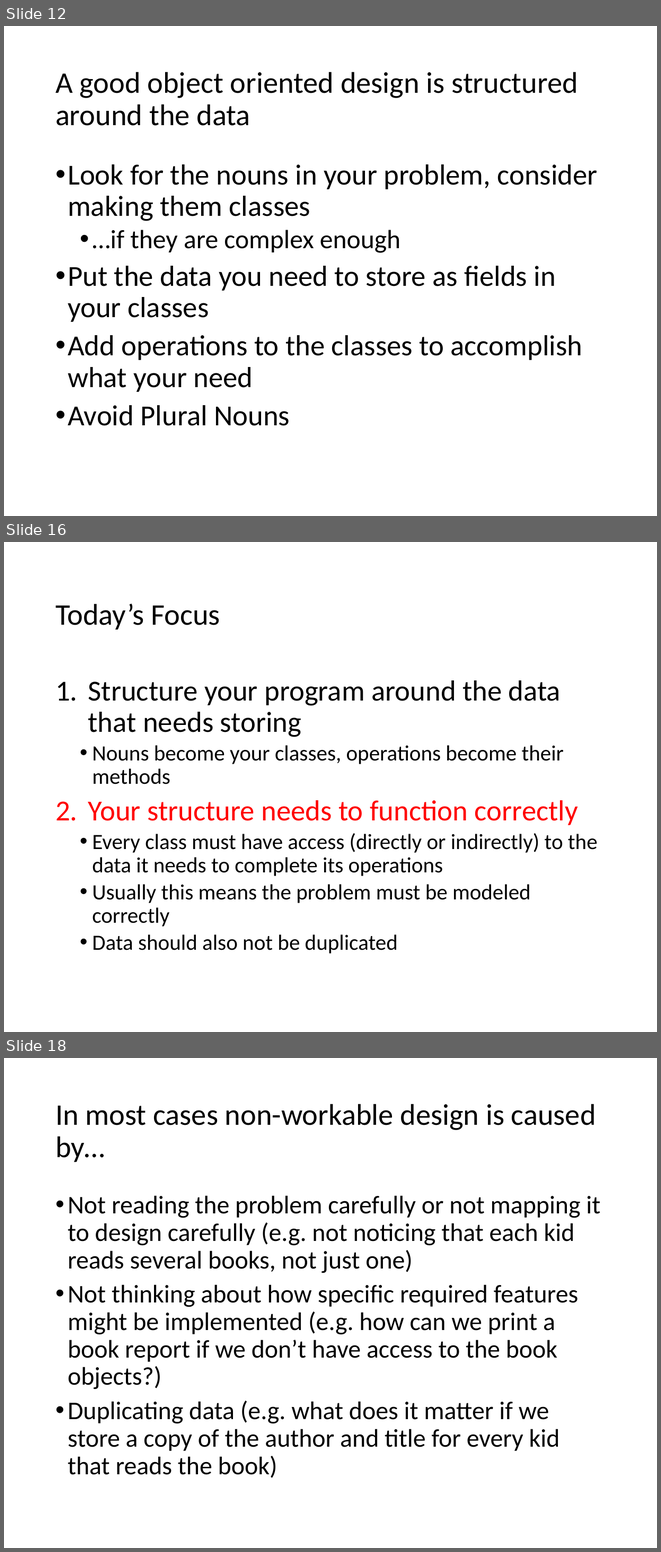
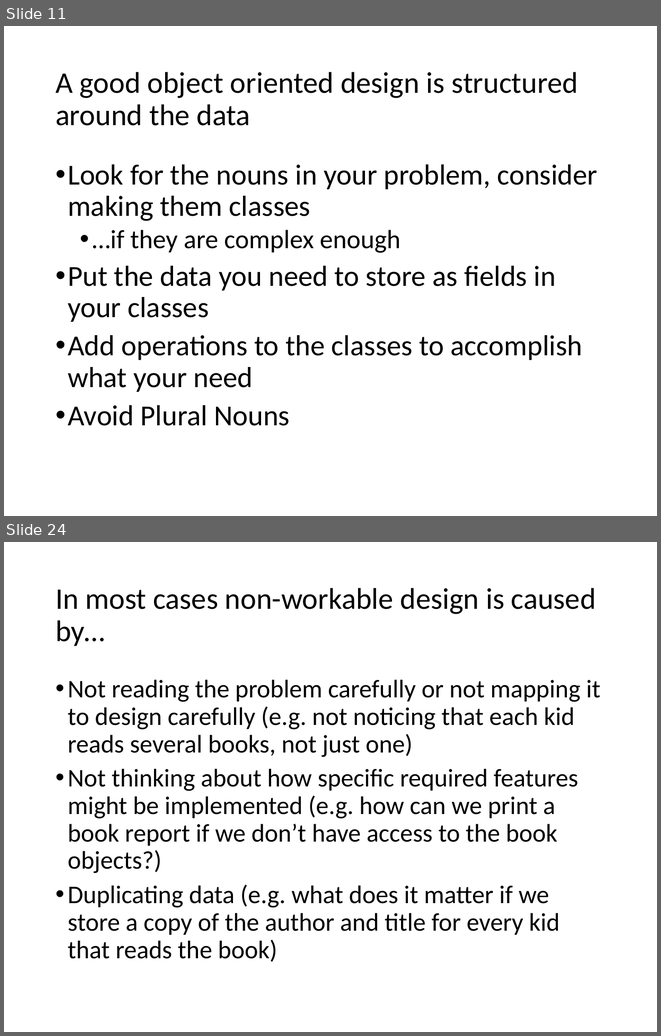
Before and after one commit to RHIT-CSSE/csse220, a slide deck: ClassMaterials/SETechniques/Slides/SoftwareEngineeringTechniques.pptx. Shown one above the other, each under a label of ours: slides 12, 16 and 18 before the commit, slides 11 and 24 after it; the slides between them are not shown. The pictures are 661x1552 and 661x1036 pixels, drawn with LibreOffice and Linux fonts; fonts in the diff are those of the drawing. Boxes give left, top, right and bottom in pixels: in the first picture for what was removed or moved away, otherwise in the second. Text is boxed around its words. In the diff, an @@ line names an element or a change of style, - is before the commit and + after.

```diff
--- a/ClassMaterials/SETechniques/Slides/SoftwareEngineeringTechniques.pptx
+++ b/ClassMaterials/SETechniques/Slides/SoftwareEngineeringTechniques.pptx
@@ slide 16 removed at box(4, 542, 657, 1032), background #FFFFFF @@
@@ title removed at box(55, 603, 220, 629) @@
-Today’s Focus
@@ text removed at box(88, 680, 598, 953) @@
-1. Structure your program around the data that needs storing
-  • Nouns become your classes, operations become their methods
-2. Your structure needs to function correctly
-  • Every class must have access (directly or indirectly) to the data it needs to complete its operations
-  • Usually this means the problem must be modeled correctly
-  • Data should also not be duplicated
@@ what was slide 12 is now slide 11 @@
@@ what was slide 18 is now slide 24 @@
```
Also in this commit, not shown: 8 slides changed, 9 slides added, 5 other slides removed.
